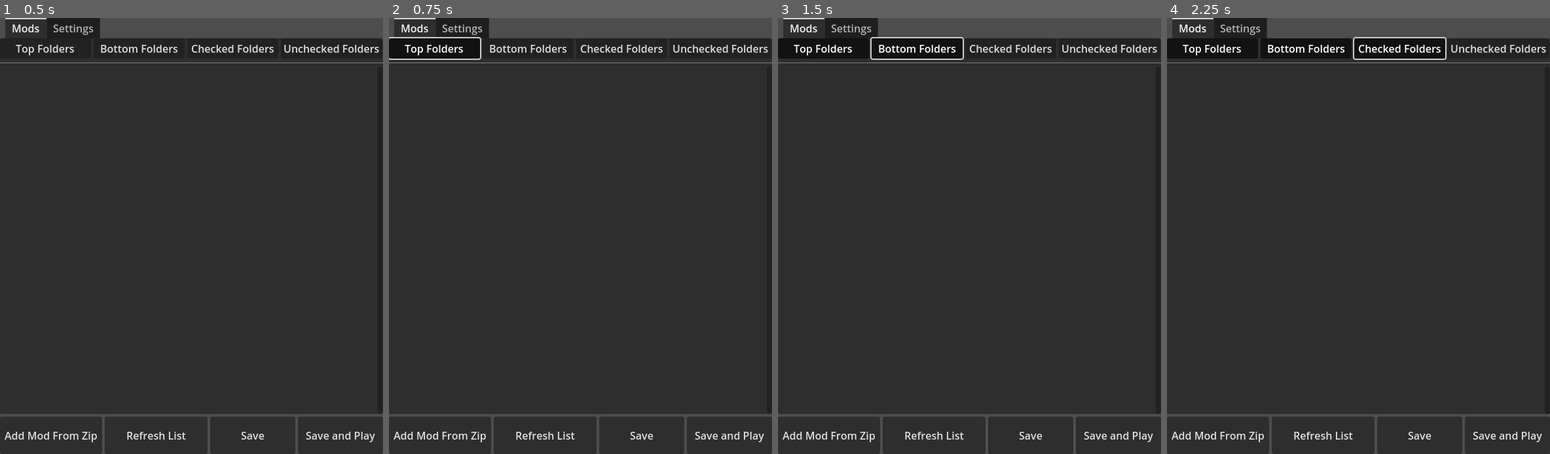
Above: before the commit, frames 1-4 (left to right).
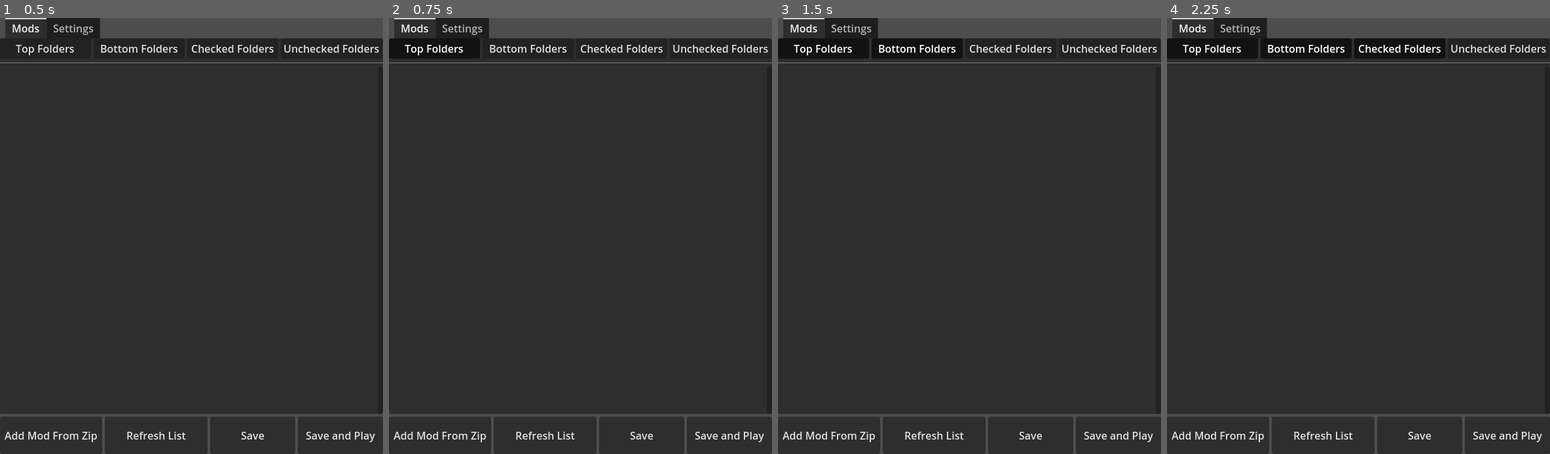
Above: after the commit, the same moments.

Repository: Euclase777/cross-worlds-mod-manager
Game: Godot game, scene res://MainScene.tscn
Two runs of this game, one before a commit and one after it. Both use one fixed random seed, a clock stepped at 60 frames per second and the inputs below.
Inputs:
- Up to frame 1 (0.5 s): no input
- Up to frame 2 (0.75 s): click "Top Folders" at 0.5 s
- Up to frame 3 (1.5 s): click "Bottom Folders" at 1.25 s
- Up to frame 4 (2.25 s): click "Checked Folders" at 2 s

Frame 1 is identical in both runs. In frame 2, 0.2% of the frame differs, in the area x 0-25%, y 4-10%; in frame 3, 0.2%, in the area x 24-49%, y 4-10%; in frame 4, 0.2%.

Commit message:
Reworked mod cards
-Added error when ~mods folder is used
-Extracted mods into a separate scene
-Added json reading, version and author label
-Added buttons for collapse, opening mod link, opening mod folder

Diff:
--- a/MainScene.tscn
+++ b/MainScene.tscn
@@ -12,6 +12,7 @@
 offset_bottom = -666.0
 grow_horizontal = 2
 grow_vertical = 2
+focus_behavior_recursive = 1
 script = ExtResource("1_3mqji")
 
 [node name="VBoxContainer" type="VBoxContainer" parent="."]
--- /dev/null
+++ b/ModContainer.tscn
@@ -0,0 +1,53 @@
+[gd_scene load_steps=2 format=3 uid="uid://bxeur8pe5106i"]
+
+[ext_resource type="Script" uid="uid://cgqg36j8usucx" path="res://mod_entry.gd" id="1_jh0sc"]
+
+[node name="ModContainer" type="GridContainer"]
+offset_right = 340.0
+offset_bottom = 94.0
+columns = 2
+script = ExtResource("1_jh0sc")
+
+[node name="CheckBox" type="CheckBox" parent="."]
+layout_mode = 2
+size_flags_horizontal = 0
+
+[node name="HBoxContainer" type="HBoxContainer" parent="."]
+layout_mode = 2
+size_flags_horizontal = 3
+
+[node name="ButtonCollapse" type="Button" parent="HBoxContainer"]
+visible = false
+layout_mode = 2
+toggle_mode = true
+text = " ▼ "
+
+[node name="ButtonModName" type="LinkButton" parent="HBoxContainer"]
+layout_mode = 2
+text = "Mod Name"
+underline = 2
+
+[node name="LabelVersion" type="Label" parent="HBoxContainer"]
+layout_mode = 2
+
+[node name="ButtonOpenFolder" type="Button" parent="HBoxContainer"]
+visible = false
+layout_mode = 2
+text = " 🗁 "
+
+[node name="LabelAuthor" type="Label" parent="HBoxContainer"]
+layout_mode = 2
+
+[node name="VSeparator" type="VSeparator" parent="."]
+visible = false
+layout_mode = 2
+size_flags_vertical = 3
+
+[node name="VBoxContainer" type="VBoxContainer" parent="."]
+visible = false
+layout_mode = 2
+
+[connection signal="toggled" from="CheckBox" to="." method="_on_check_box_toggled"]
+[connection signal="toggled" from="HBoxContainer/ButtonCollapse" to="." method="_on_button_collapse_toggled"]
+[connection signal="pressed" from="HBoxContainer/ButtonModName" to="." method="_on_button_mod_name_pressed"]
+[connection signal="pressed" from="HBoxContainer/ButtonOpenFolder" to="." method="_on_button_open_folder_pressed"]
--- a/global.gd
+++ b/global.gd
@@ -2,6 +2,8 @@
 
 const PROFILES: String = "profiles.json"
 
+var mod_array : Dictionary
 var selected_profile = "Default"
+var profiles : Dictionary = {"Default":"ModDB.ini",}
 
-var profiles : Dictionary = {"Default":"ModDB.ini",}
+signal expand_collapse(tag: String, value:bool, collapse: bool)
--- a/main_scene.gd
+++ b/main_scene.gd
@@ -1,7 +1,7 @@
 extends Control
 
 var config = ConfigFile.new()
-var mod_array : Dictionary
+
 var err : Error
 
 @onready var WindowProfile: Window = $WindowProfile
@@ -23,7 +23,8 @@
 			Global.selected_profile=Global.profiles.keys()[0]
 		var ml = FileAccess.open(mods_path.text.path_join(Global.profiles[Global.selected_profile]), FileAccess.READ)
 		if ml:
-			mod_array = str_to_var(ml.get_as_text())
+			Global.mod_array = str_to_var(ml.get_as_text())
+			print("mod_array: ", Global.mod_array)
 			ml.close()
 		refresh_mod_list(mod_list,mods_path.text)
 	var i : int = 0
@@ -77,6 +78,13 @@
 	add_child(fd)
 	fd.dir_selected.connect(func(path: String) -> void:
 		mods_path.text = path
+		if mods_path.text.contains("UNION/Content/Paks/~mods"):
+			var warning = AcceptDialog.new()
+			warning.title = 'Error: "~mods" folder is used'
+			warning.dialog_text = '"~mods" is a folder where mods load in the game. \n Choose the folder where they should be located'
+			add_child(warning)
+			warning.popup_centered()
+			mods_path.text = ""
 		fd.queue_free()
 		config.set_value("Directories","Mods",path)
 		config.save("user://config.cfg")
@@ -143,10 +151,10 @@
 	config.save("user://config.cfg")
 	var ml = FileAccess.open(mods_path.text.path_join(Global.profiles[Global.selected_profile]), FileAccess.READ)
 	if ml:
-		mod_array = str_to_var(ml.get_as_text())
+		Global.mod_array = str_to_var(ml.get_as_text())
 		ml.close()
 	else:
-		mod_array.clear()
+		Global.mod_array.clear()
 	for mod in mod_list.get_children():
 		mod_list.remove_child(mod)
 		mod.queue_free()
@@ -155,7 +163,7 @@
 func _on_button_refresh_list_pressed() -> void:
 	var ml = FileAccess.open(mods_path.text.path_join(Global.profiles[Global.selected_profile]), FileAccess.READ)
 	if ml:
-		mod_array = str_to_var(ml.get_as_text())
+		Global.mod_array = str_to_var(ml.get_as_text())
 		ml.close()
 	for mod in mod_list.get_children():
 		mod_list.remove_child(mod)
@@ -176,53 +184,10 @@
 
 	while file_name != "":
 		if (not file_name.begins_with(".")) and (not file_name.ends_with(".ini")):
-			var gc = GridContainer.new()
-			var cb = CheckBox.new()
-			var label = Button.new()
-			list.add_child(gc)
-			gc.name=file_name
-			gc.columns=2
-			gc.add_child(cb)
-			cb.name=file_name
-			cb.size_flags_vertical=Control.SIZE_EXPAND_FILL
-			cb.set_meta("file_path", path.path_join(file_name))
-			gc.add_child(label)
-			label.text=file_name
-			if dir.current_is_dir():
-				var vbc = VBoxContainer.new()
-				vbc.visible=config.get_value("Folders",label.text,true)
-				var sep = VSeparator.new()
-				sep.visible=config.get_value("Folders",label.text,true)
-				label.toggle_mode=true
-				label.button_pressed=not(config.get_value("Folders",label.text,true))
-				label.toggled.connect(func(toggled_on):
-					config.set_value("Folders",label.text,not(toggled_on))
-					config.save("user://config.cfg")
-					vbc.visible=not(toggled_on)
-					sep.visible=not(toggled_on)
-				)
-				gc.add_child(sep)
-				gc.add_child(vbc)
-				cb.toggled.connect(func(toggled_on) -> void:
-					var children_checkbox = cb.get_parent().get_child(-1).find_children("*", "CheckBox", true, false)
-					for checkbox in children_checkbox:
-						checkbox.button_pressed = toggled_on
-						checkbox.disabled = toggled_on
-					if not toggled_on:
-						var parent_checkbox = cb.get_parent().get_parent().get_parent().get_child(0)
-						if parent_checkbox is CheckBox:
-							parent_checkbox.set_pressed_no_signal(false)
-				)
-				refresh_mod_list(vbc,path.path_join(file_name))
-			else:
-				cb.toggled.connect(func(toggled_on) -> void:
-					if not toggled_on:
-						var parent_checkbox = cb.get_parent().get_parent().get_parent().get_child(0)
-						if parent_checkbox is CheckBox:
-							parent_checkbox.set_pressed_no_signal(false)
-				)
-			if mod_array.keys().has(cb.name):
-					cb.button_pressed = true
+			var mod_entry = load("res://ModContainer.tscn").instantiate()
+			mod_entry.mod_path = config.get_value("Directories","Mods").path_join(file_name)
+			mod_entry.top = true
+			list.add_child(mod_entry)
 		file_name = dir.get_next()
 	dir.list_dir_end()
 
@@ -266,25 +231,25 @@
 		file_name = dir.get_next()
 	dir.list_dir_end()
 
-	mod_array.clear()
-	mod_array.merge(add_mods(mod_list, mods_path.text))
+	Global.mod_array.clear()
+	Global.mod_array.merge(add_mods(mod_list))
 	var add : Array[String]
 	var remove : Array[String]
-	for item : String in mod_array.keys():
+	for item : String in Global.mod_array.keys():
 		# Item is in mod_array but not in loaded_mod_array
 		if not loaded_mod_array.has(item):
-			add.append(mod_array[item])
+			add.append(Global.mod_array[item])
 	for item in loaded_mod_array:
 		# Item is in loaded_mod_array but not in the mod_array
-		if not mod_array.keys().has(item):
+		if not Global.mod_array.keys().has(item):
 			remove.append(loading_path.path_join(item))
 	var ml = FileAccess.open(mods_path.text.path_join(Global.profiles[Global.selected_profile]),FileAccess.WRITE)
 	if ml:
-		ml.store_string(str(mod_array))
+		ml.store_string(str(Global.mod_array))
 		ml.close()
 	remove_mods(remove)
 	copy_mods(add, loading_path)
-	print("Final array: ", mod_array)
+	print("Final array: ", Global.mod_array)
 
 func remove_mods(mods: Array[String]) -> void:
 	for path in mods:
@@ -420,17 +385,17 @@
 	else:
 		push_error("Failed to open source directory: %s" % source_dir)
 
-func add_mods(location: VBoxContainer, path : String) -> Dictionary:
+func add_mods(location: VBoxContainer) -> Dictionary:
 	var mods : Dictionary
-	var children_nodes = location.get_children()
-	for node in children_nodes:
-		for child in node.get_children():
-			if child is CheckBox:
-				if child.button_pressed and not child.disabled:
-					print("Adding: ", child.get_meta("file_path"))
-					mods[child.name]=child.get_meta("file_path")
-			if child is VBoxContainer:
-				mods.merge(add_mods(child,path.path_join(node.name)))
+	for node in location.get_children():
+		if node is ModContainer:
+			if node.selected:
+				mods[node.mod_name.text]=node.mod_path
+			else:
+				if node.folder:
+					mods.merge(add_mods(node.get_child(-1)))
+		else:
+			print("Wrong node: ", node)
 	return mods
 
 func _on_button_play_pressed() -> void:
@@ -443,22 +408,13 @@
 		print("Launched Steam game: ", steam_url)
 
 func _on_button_top_folders_toggled(toggled_on: bool) -> void:
-	for mod_folder in mod_list.get_children():
-		for button in mod_folder.get_children():
-			if button.is_class("Button") and not(button.is_class("CheckBox")):
-				button.button_pressed = toggled_on
+	Global.expand_collapse.emit("top", true, toggled_on)
 
 func _on_button_bottom_folders_toggled(toggled_on: bool) -> void:
-	for button in mod_list.find_children("*", "Button", true, false):
-		if button.text.contains(".pak") or button.text.contains(".utoc") or button.text.contains(".ucas"):
-			button.get_parent().get_parent().get_parent().get_child(1).button_pressed = toggled_on
+	Global.expand_collapse.emit("bottom", true, toggled_on)
 
 func _on_button_checked_folders_toggled(toggled_on: bool) -> void:
-	for check in mod_list.find_children("*", "CheckBox", true, false):
-		if check.button_pressed == true:
-			check.get_parent().get_child(1).button_pressed = toggled_on
+	Global.expand_collapse.emit("selected", true, toggled_on)
 
 func _on_button_unchecked_folders_toggled(toggled_on: bool) -> void:
-	for check in mod_list.find_children("*", "CheckBox", true, false):
-		if check.button_pressed == false:
-			check.get_parent().get_child(1).button_pressed = toggled_on
+	Global.expand_collapse.emit("selected", false, toggled_on)
--- /dev/null
+++ b/mod_entry.gd
@@ -0,0 +1,102 @@
+class_name ModContainer
+extends GridContainer
+
+var config = ConfigFile.new()
+
+@onready var checkbox = $CheckBox
+@onready var button_collapse = $HBoxContainer/ButtonCollapse
+@onready var mod_name = $HBoxContainer/ButtonModName
+@onready var open_folder = $HBoxContainer/ButtonOpenFolder
+@onready var sep = $VSeparator
+@onready var vbox = $VBoxContainer
+@onready var version = $HBoxContainer/LabelVersion
+@onready var author = $HBoxContainer/LabelAuthor
+
+var mod_path: String
+var folder: bool
+var collapsed: bool
+var selected: bool
+var top: bool
+var bottom: bool
+var children_entries: Array
+
+func _ready() -> void:
+	Global.expand_collapse.connect(_expand_collapse)
+	mod_name.text=mod_path.right(mod_path.length()-mod_path.rfind("/")-1)
+	if FileAccess.file_exists(mod_path):
+		folder = false
+		pass
+	else:
+		folder = true
+		button_collapse.visible = true
+		open_folder.visible = true
+		sep.visible = true
+		vbox.visible = true
+		bottom = true
+		var dir = DirAccess.open(mod_path)
+		if dir == null:
+			printerr("Could not open directory: ", mod_path)
+			return
+		dir.list_dir_begin()
+		var file_name = dir.get_next()
+		while file_name != "":
+			var mod_entry = load("res://ModContainer.tscn").instantiate()
+			mod_entry.mod_path=mod_path.path_join(file_name)
+			vbox.add_child(mod_entry)
+			children_entries.append(mod_entry)
+			mod_entry.size_flags_horizontal=Control.SIZE_EXPAND_FILL
+			if DirAccess.dir_exists_absolute(mod_entry.mod_path):
+				bottom=false
+			file_name = dir.get_next()
+		dir.list_dir_end()
+		for child_entry in children_entries:
+			if child_entry.mod_name.text.contains(".json"):
+				var json_as_text = FileAccess.get_file_as_string(child_entry.mod_path)
+				var json_as_dict = JSON.parse_string(json_as_text)
+				if json_as_dict:
+					mod_name.text = json_as_dict.get("name",mod_name.text)
+					version.text = json_as_dict.get("version","")
+					author.text = json_as_dict.get("author","")
+					mod_name.uri = json_as_dict.get("mod_page","")
+					if mod_name.uri != "":
+						mod_name.set_underline_mode(LinkButton.UNDERLINE_MODE_ON_HOVER)
+		config.load("user://config.cfg")
+		button_collapse.button_pressed = config.get_value("Folders",mod_name.text,false)
+		checkbox.button_pressed = Global.mod_array.keys().has(mod_name.text)
+	if children_entries.is_empty():
+		bottom = false
+		vbox.visible = false
+		sep.visible = false
+
+func _on_check_box_toggled(toggled_on: bool) -> void:
+	selected = toggled_on
+	for child_entry in children_entries:
+		child_entry.checkbox.disabled = toggled_on
+		child_entry.checkbox.button_pressed = toggled_on
+
+func _on_button_collapse_toggled(toggled_on: bool) -> void:
+	if toggled_on:
+		button_collapse.text = " ▶ "
+		sep.visible = false
+		vbox.visible = false
+	else:
+		button_collapse.text = " ▼ "
+		sep.visible = true
+		vbox.visible = true
+	config.load("user://config.cfg")
+	config.set_value("Folders",mod_name.text,toggled_on)
+	config.save("user://config.cfg")
+
+func _expand_collapse(tags: String, value, toggled_on):
+	if get(tags) == value:
+		if folder:
+			button_collapse.button_pressed = toggled_on
+
+func _on_button_open_folder_pressed() -> void:
+	OS.shell_open(mod_path)
+
+func _on_button_mod_name_pressed() -> void:
+	if !folder:
+		var uri = get_parent().get_parent().mod_name.uri
+		if uri:
+			OS.shell_open(uri)
Not shown, added: mod_entry.gd.uid
Not shown, changed: CrossMods.exe
